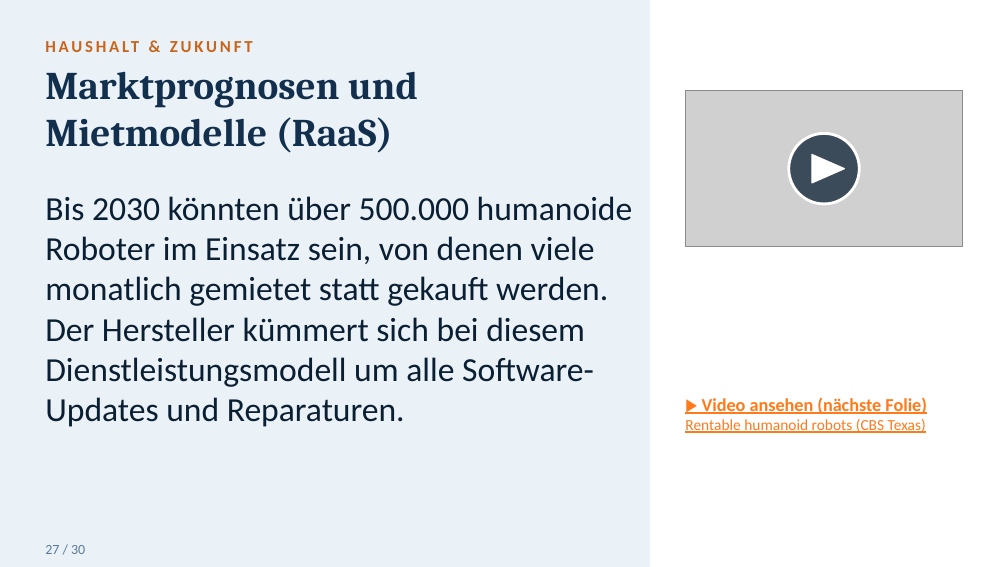
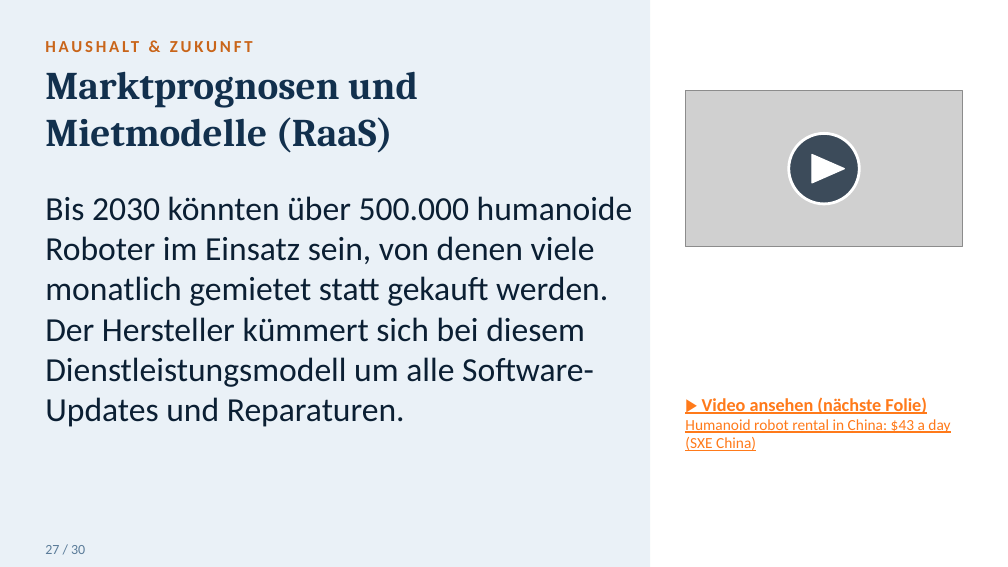
Before and after one commit to toshkaraf/tagesf-rderst-tte, a slide deck: slide 42 of Humanoide_Roboter_gross.pptx. Drawn at 1008x567 pixels with LibreOffice and Linux fonts; fonts in the diff are those of the drawing; grey boxes stand for pictures. Boxes give left, top, right and bottom in pixels: in the first picture for what was removed or moved away, otherwise in the second. Text is boxed around its words. In the diff, an @@ line names an element or a change of style, - is before the commit and + after.

```diff
--- a/Humanoide_Roboter_gross.pptx
+++ b/Humanoide_Roboter_gross.pptx
@@ text at [685, 419, 950, 451]: text changed @@
-Rentable humanoid robots (CBS Texas)
+Humanoid robot rental in China: $43 a day (SXE China)
```
Also in this commit, not shown: 4 other slides changed, 13 other files.
